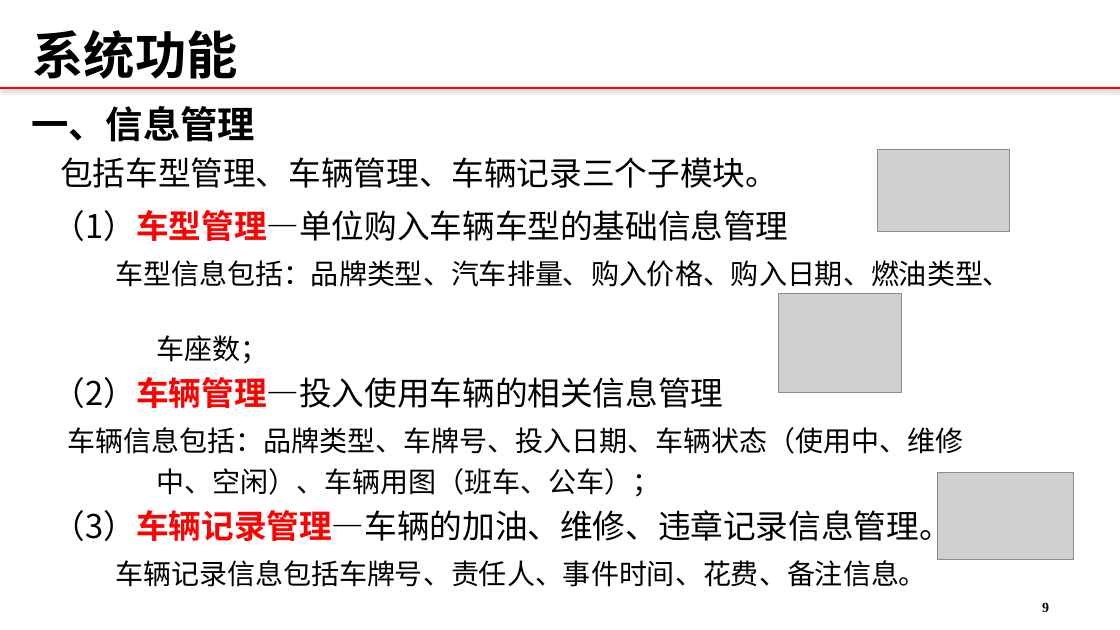
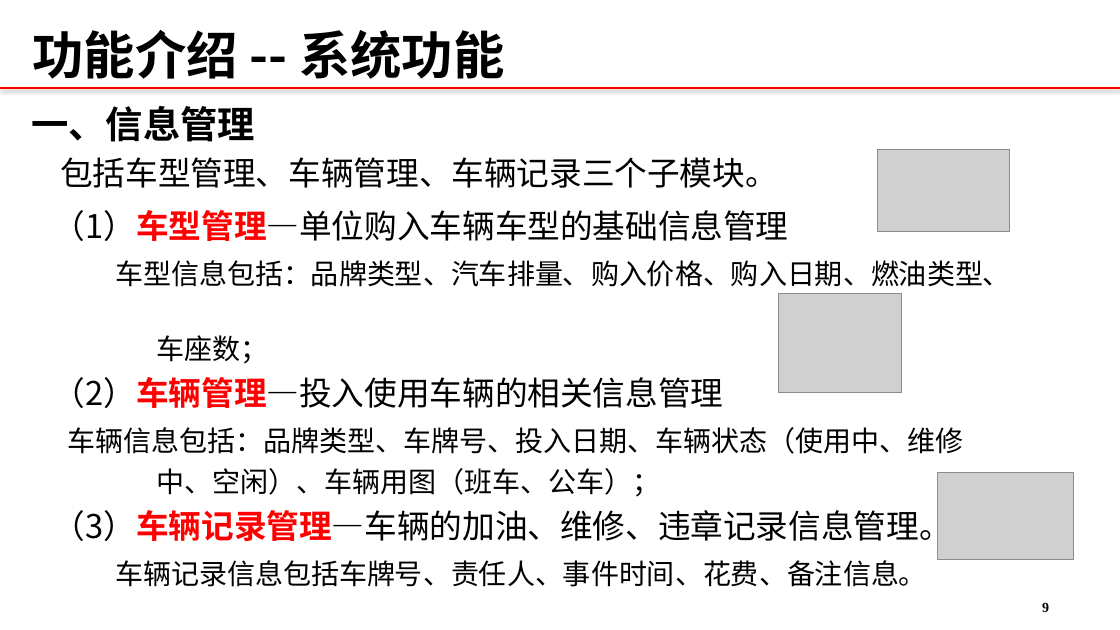
Before and after one commit to 12301068JiangDongyu/Uplan, a slide deck: slide 10 of doc/联通公务车管理系统.pptx. Drawn at 1120x630 pixels with LibreOffice and Linux fonts; fonts in the diff are those of the drawing; grey boxes stand for pictures; background and template pictures are left out. Boxes give left, top, right and bottom in pixels: in the first picture for what was removed or moved away, otherwise in the second. Text is boxed around its words. In the diff, an @@ line names an element or a change of style, - is before the commit and + after.

```diff
--- a/doc/联通公务车管理系统.pptx
+++ b/doc/联通公务车管理系统.pptx
@@ text at <box>32,30,504,79</box>: text changed @@
-系统功能
+功能介绍 -- 系统功能
```
Also in this commit, not shown: 11 other slides changed, 6 slides added, 3 slides removed, 3 other files.
